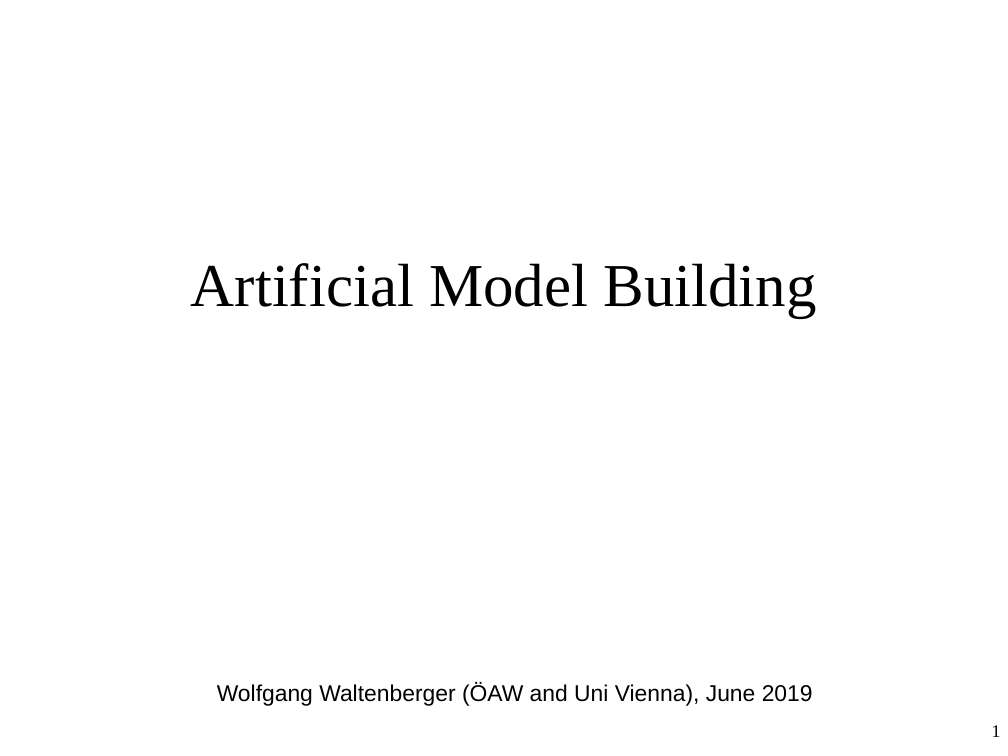
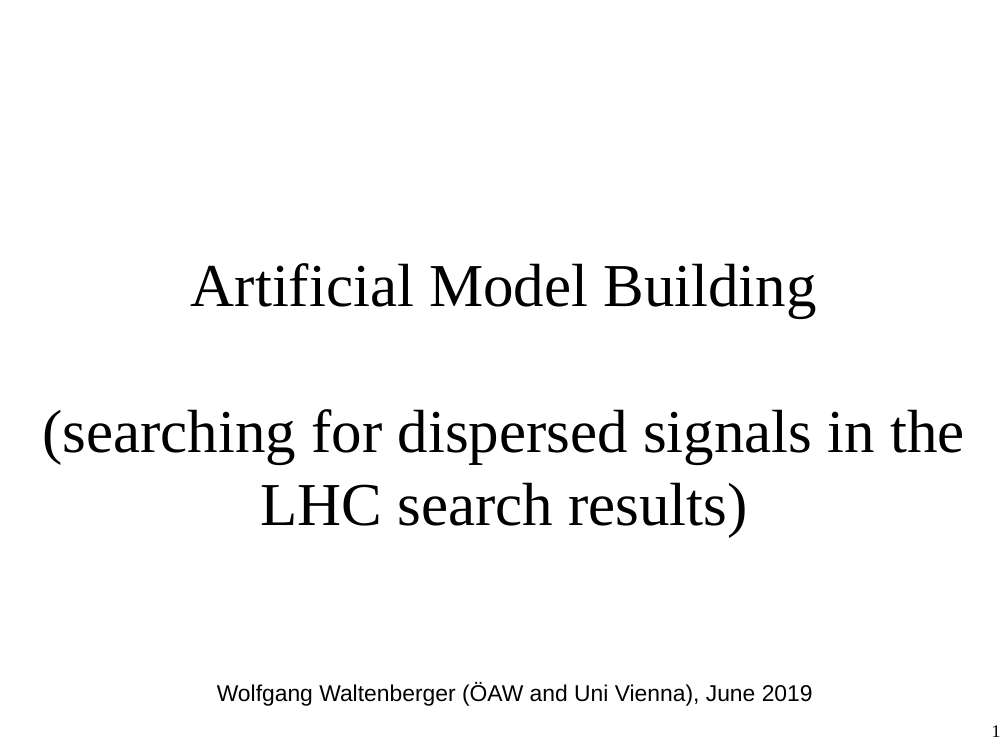
Before and after one commit to SModelS/smodels-utils, a slide deck: slide 1 of combinations/amb.odp. Drawn at 1008x756 pixels with LibreOffice and Linux fonts; fonts in the diff are those of the drawing. Boxes give left, top, right and bottom in pixels: in the first picture for what was removed or moved away, otherwise in the second. Text is boxed around its words. In the diff, an @@ line names an element or a change of style, - is before the commit and + after.

```diff
--- a/combinations/amb.odp
+++ b/combinations/amb.odp
@@ text at (43,409,964,537): paragraph added @@
+(searching for dispersed signals in the LHC search results)
```
Also in this commit, not shown: 1 other slide changed.
